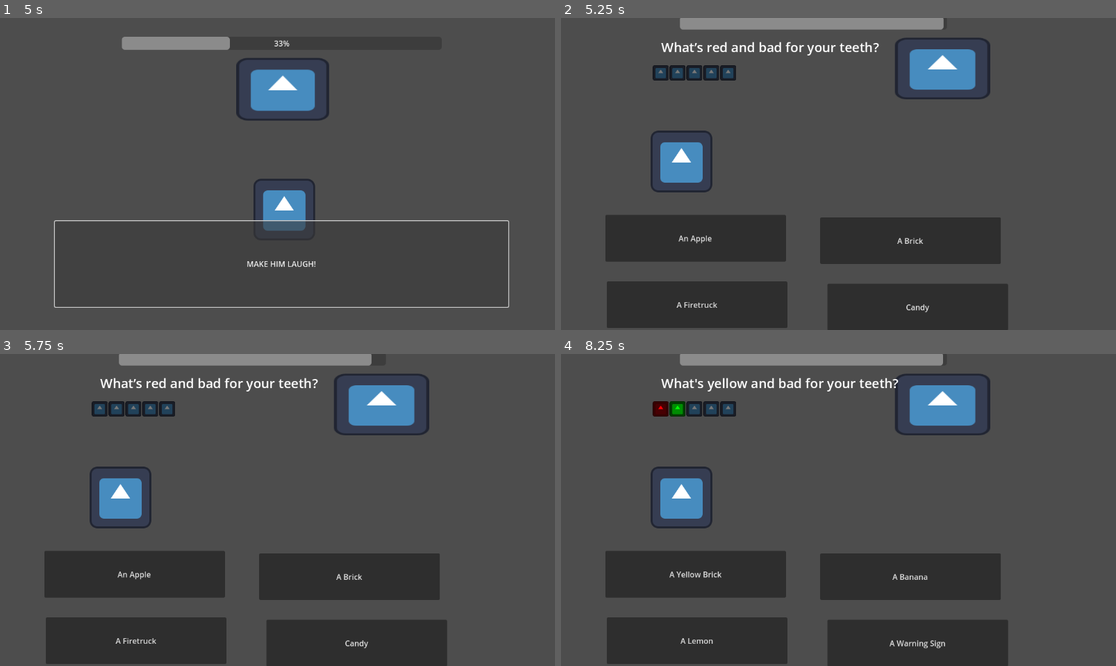
Above: before the commit, frames 1-4 (two rows, left to right).
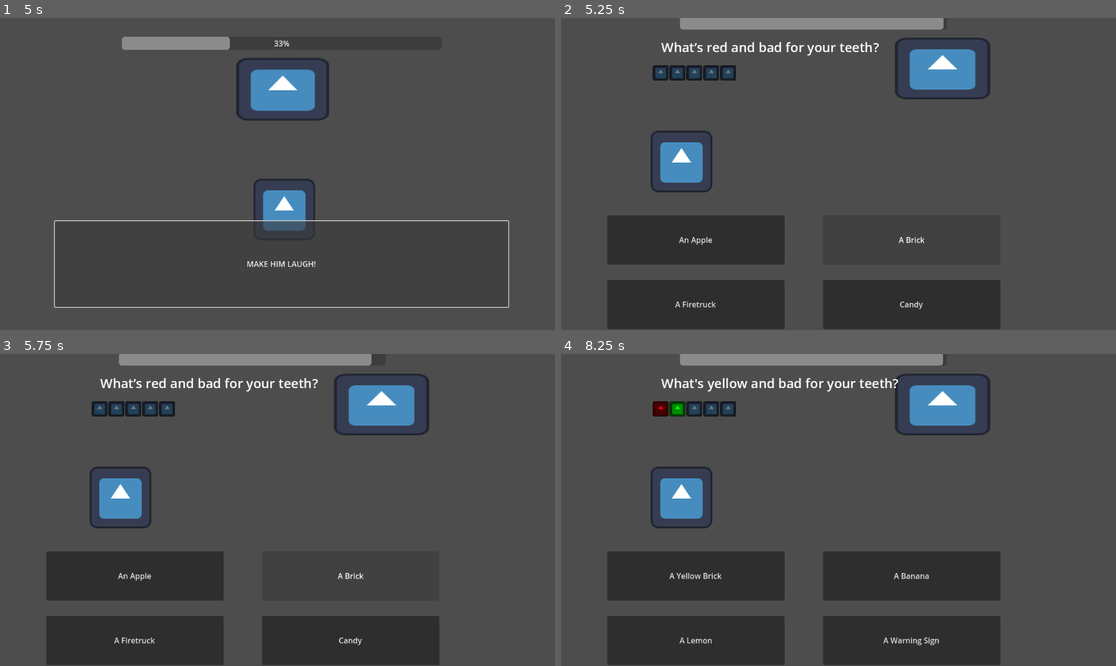
Above: after the commit, the same moments.

Repository: S1lv3rn/GGJ2024
Game: Godot game, scene res://main_menu.tscn
Same seed, same stepped clock (60 frames per second), same inputs: the game is played once before the commit and once after it. The engine's default icon, where the game draws it, is replaced by a stand-in: a white triangle on a blue panel in a dark square.
Inputs:
- Up to frame 1 (5 s): click "Play Game" at 0.5 s; click "(click to advance)" at 1.25 s; click "You got summoned to the COURT…" at 2 s; click "To save your head you gotta..." at 2.75 s; click "MAKE" at 3.5 s; click "MAKE HIM" at 4.25 s
- Up to frame 2 (5.25 s): click "MAKE HIM LAUGH!" at 5 s
- Up to frame 3 (5.75 s): no input
- Up to frame 4 (8.25 s): click "An Apple" at 5.75 s; click "Next Question" at 6.5 s; click "A Brick" at 7.25 s; click "Next Question" at 8 s

Frame 1 is identical in both runs. In frame 2, 1.8% of the frame differs, in the area x 8-81%, y 63-100%; in frame 3, 1.8%; in frame 4, 2.2%.

Commit message:
fixed some positions on joke game

Diff:
--- a/joke_game.tscn
+++ b/joke_game.tscn
@@ -22,34 +22,34 @@
 
 [node name="Button1" type="Button" parent="."]
 unique_name_in_owner = true
-offset_left = 92.0
-offset_top = 409.0
-offset_right = 467.0
-offset_bottom = 506.0
+offset_left = 96.0
+offset_top = 410.0
+offset_right = 464.0
+offset_bottom = 512.0
 text = "B1"
 
 [node name="Button2" type="Button" parent="."]
 unique_name_in_owner = true
-offset_left = 538.0
-offset_top = 414.0
-offset_right = 913.0
-offset_bottom = 511.0
+offset_left = 544.0
+offset_top = 410.0
+offset_right = 912.0
+offset_bottom = 512.0
 text = "B2"
 
 [node name="Button3" type="Button" parent="."]
 unique_name_in_owner = true
-offset_left = 95.0
-offset_top = 547.0
-offset_right = 470.0
-offset_bottom = 644.0
+offset_left = 96.0
+offset_top = 544.0
+offset_right = 464.0
+offset_bottom = 646.0
 text = "B3"
 
 [node name="Button4" type="Button" parent="."]
 unique_name_in_owner = true
-offset_left = 553.0
-offset_top = 552.0
-offset_right = 928.0
-offset_bottom = 649.0
+offset_left = 544.0
+offset_top = 544.0
+offset_right = 912.0
+offset_bottom = 646.0
 text = "B4"
 
 [node name="KingsTalk" type="Label" parent="."]
